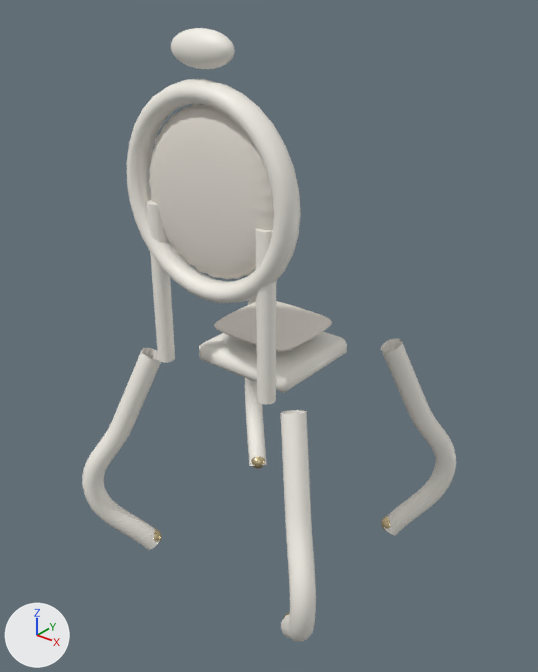
Before and after pictures for a commit that changed the glTF model assets/garments/chair.glb.
One viewpoint serves both versions: a 50 mm lens placed at (0.805, -1.02, 1.118), pointed at (0.001, -0.014, 0.494). Lighting does not change. The marker at lower left points along +X, +Y and +Z. The older version comes first. Where no turn or scale is listed for an object, it has been applied to the vertices.
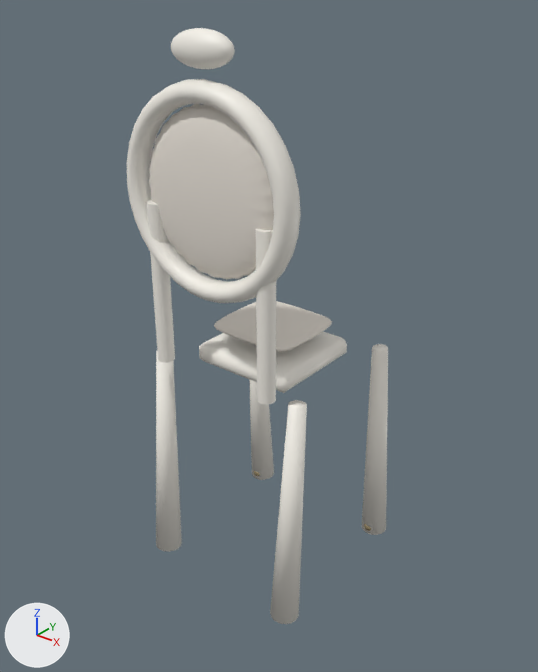
Boxes (x1, y1, x2, y2) around the edits, measured in the pictures (538 x 672 px):
'leg.002', deleted: before (280, 410, 316, 642)
'Cone.002', added: after (270, 400, 307, 624)
'leg', deleted: before (82, 348, 161, 550)
'leg.003', deleted: before (381, 339, 456, 536)
'Cone', added: after (156, 351, 182, 552)
'Cone.003', added: after (362, 344, 388, 535)
'Cone.001', added: after (249, 379, 274, 480)
'leg.001', deleted: before (245, 298, 267, 466)
'Sphere.003', moved: before (381, 516, 390, 531); after (364, 524, 371, 531)

The edits, one by one:
Mesh me_cone_003 is new.
It has 32 vertices, 60 faces and spans x -0.027..0.029, y -0.03..0.042, z -0.231..0.231.
It uses material mat_wood (white #f7f3eb).
Mesh me_cone_002 is new.
It has 32 vertices, 60 faces and spans x -0.029..0.027, y -0.042..0.03, z -0.231..0.231.
It uses material mat_wood (white #f7f3eb).
Mesh me_cone_001 is new.
It has 32 vertices, 60 faces and spans x -0.029..0.027, y -0.03..0.042, z -0.231..0.231.
It uses material mat_wood (white #f7f3eb).
Mesh me_cone is new.
It has 32 vertices, 60 faces and spans x -0.027..0.029, y -0.042..0.03, z -0.231..0.231.
It uses material mat_wood (white #f7f3eb).
Object 'leg' (ob_leg) is deleted.
Object 'leg.001' (ob_leg_001) is deleted.
Object 'leg.002' (ob_leg_002) is deleted.
Object 'leg.003' (ob_leg_003) is deleted.
Object 'Sphere.003' (ob_sphere_003) moves from (0.19, 0.18, 0.012) to (0.16, 0.15, 0.014).
Object 'Cone.003' (ob_cone_003) is new; it shows me_cone_003.
Its location is (0.16, 0.15, 0.23).
Object 'Cone.002' (ob_cone_002) is new; it shows me_cone_002.
Its location is (0.16, -0.15, 0.23).
Object 'Cone.001' (ob_cone_001) is new; it shows me_cone_001.
Its location is (-0.16, 0.15, 0.23).
Object 'Cone' (ob_cone) is new; it shows me_cone.
Its location is (-0.16, -0.15, 0.23).
